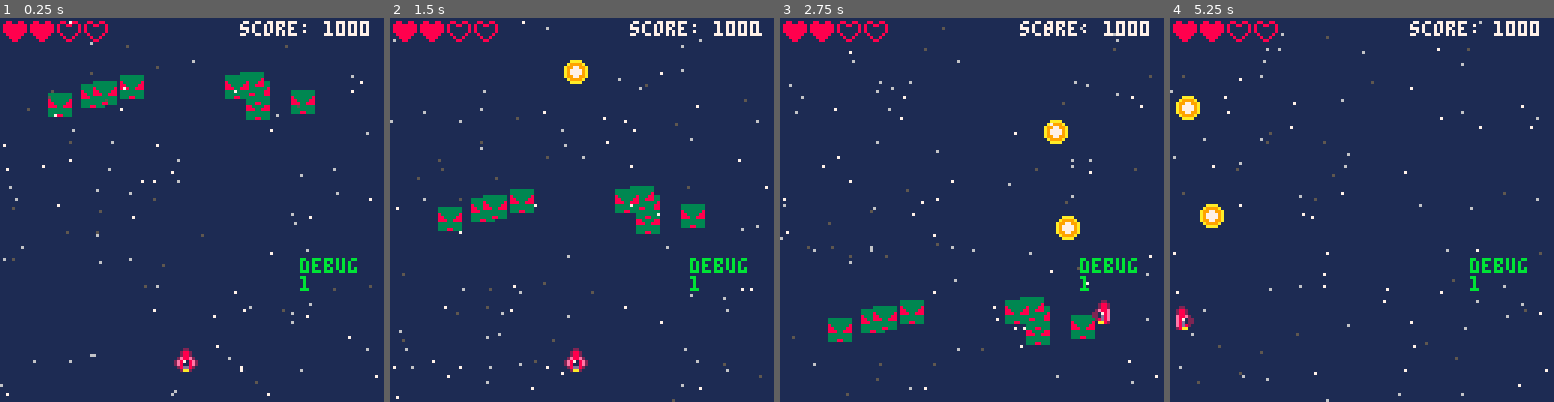
Above: before the commit, frames 1-4 (left to right).
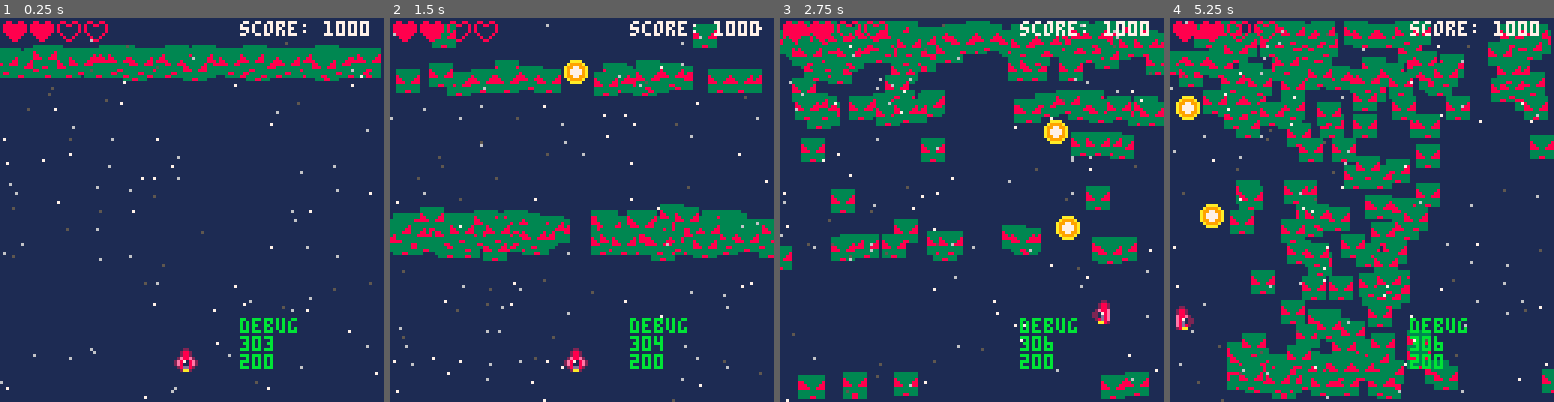
Above: after the commit, the same moments.

Repository: chihirotange/pico8
Game: PICO-8 cartridge shmup/main.p8
Same seed, same stepped clock (60 frames per second), same inputs: the game is played once before the commit and once after it.
Inputs:
- Up to frame 1 (0.25 s): no input
- Up to frame 2 (1.5 s): tap O (Z key) at 0.7 s
- Up to frame 3 (2.75 s): hold Right 1.6-2.1 s; tap O (Z key) at 1.7, 2.1, 2.5 s; hold Up 2.15-2.42 s; hold Right from 2.47 s (still down)
- Up to frame 4 (5.25 s): tap O (Z key) every 0.4 s from 2.9 to 4.9 s; release Right at 3.03 s; hold Left 3.08-3.58 s; hold Down 3.63-3.97 s; hold Right 4.02-4.68 s; hold Up 4.73-5.03 s; hold Left from 5.08 s (still down)

The runs differ from the first frame. In frame 1, 13% of the frame differs, in the area x 0-100%, y 0-100%; in frame 2, 20%; in frame 3, 30%; in frame 4, 42%.

Commit message:
added pool support and a lot of features

Diff:
--- /dev/null
+++ b/playground/main.p8
@@ -0,0 +1,65 @@
+pico-8 cartridge // http://www.pico-8.com
+version 41
+__lua__
+function _update()
+    if (btn(0)) then
+        rec_1.x -= 2
+    end
+    if (btn(1)) then
+        rec_1.x += 2
+    end
+    if (btn(2)) then
+        rec_1.y -= 2
+    end
+    if (btn(3)) then
+        rec_1.y += 2
+    end
+    printh(col(rec_1, rec_2))
+end
+function _draw()
+    cls(1)
+    rec_1:draw()
+    rec_2:draw()
+end
+
+function _init()
+
+    rec = setmetatable({
+        x = 0,
+        y = 0,
+        w = 0,
+        h = 0,
+        col = 0,
+        new = function(_ENV, input_tbl)
+            local tbl = input_tbl or {}
+            setmetatable(tbl, {
+                __index = _ENV
+            })
+            return tbl
+        end,
+        draw = function(_ENV)
+            rectfill(x,y, x + w, y + h, col)
+        end
+    }, {__index = _ENV})
+    rec_1 = rec:new({
+        x = 10,
+        y = 10,
+        w = 15,
+        h = 15,
+        col = 7,
+    })
+    rec_2 = rec:new({
+        x = 30,
+        y = 30,
+        w = 15,
+        h = 15,
+        col = 8,
+    })
+end
+_gfx__
+00000000000000000000000000000000000000000000000000000000000000000000000000000000000000000000000000000000000000000000000000000000
+00000000000000000000000000000000000000000000000000000000000000000000000000000000000000000000000000000000000000000000000000000000
+00700700000000000000000000000000000000000000000000000000000000000000000000000000000000000000000000000000000000000000000000000000
+00077000000000000000000000000000000000000000000000000000000000000000000000000000000000000000000000000000000000000000000000000000
+00077000000000000000000000000000000000000000000000000000000000000000000000000000000000000000000000000000000000000000000000000000
+00700700000000000000000000000000000000000000000000000000000000000000000000000000000000000000000000000000000000000000000000000000
--- a/shmup/bullet.lua
+++ b/shmup/bullet.lua
@@ -1,36 +1,32 @@
-all_bullets = {}
-bullet = entity_spr:new(
+bullet = entity_spr_pool:new(
     {
-        reuse_ready = false,
+        pool_id = "bullet",
         sprid = 16,
         draw_order = 20,
         bullet_spd = 4,
-        new = function(_ENV, tba)
-            -- must set tba abstract to true BEFORE calling parent constructor to add it to entity array
-            tba.is_abstract = false
-            local tbl = nil
-            for bullet in all(all_bullets) do
-                if bullet.reuse_ready then
-                    tbl = bullet
-                    tbl:_reset(tba.x, tba.y)
-                    break
-                end
-            end
-            if not tbl then
-                tbl = entity_spr.new(_ENV, tba)
-                add(all_bullets, tbl)
-            end
-            return tbl
-        end,
         update = function (_ENV)
             if reuse_ready then
                 return
             end
             y -= bullet_spd
-            -- return bullet to pool
+
+            -- destroy bullet
             if y <= 0 then
                 reuse_ready = true
                 draw_order = -1
+            end
+
+            -- collide with enemy
+            for ene in all(all_enemies) do
+                if col(ene,_ENV) then
+                    ene:destroy()
+                    enemy_green:new(
+                        {
+                            x = rnd(120),
+                            y = 1
+                        }
+                    )
+                end
             end
         end,
         -- for pooling
--- a/shmup/enemy.lua
+++ b/shmup/enemy.lua
@@ -1,7 +1,42 @@
-enemy_green = entity_spr:new({
+all_enemies = {}
+
+enemy_green = entity_spr_pool:new({
+    pool_id = 'enemy_green',
+    reuse_ready = false,
     draw_order = 50,
     sprid = 20,
+    new = function(_ENV, tba)
+        local tbl = entity_spr_pool.new(_ENV, tba)
+        add(all_enemies,tbl)
+        return tbl
+    end,
     update = function(_ENV)
-        y +=1
+        if reuse_ready then
+            return
+        end
+        y += rnd() + 1
+        x += (rnd() - 0.5) * 3
+        -- destroy enemy logics
+        if col(_ENV, spaceship) then
+            event_system:on_spaceship_collides_enemy()
+            _ENV:_reset(rnd(120), 1)
+        end
+
+        if y > 120 then
+            _ENV:_reset(rnd(120), 1)
+        end
+    end,
+    destroy = function(_ENV)
+        printh("destroy enemy")
+        draw_order = -1
+        reuse_ready = true
+        del(all_enemies,_ENV)
+    end,
+    _reset = function(_ENV, input_x, input_y)
+        printh("reset enemy")
+        x = input_x
+        y = input_y
+        reuse_ready = false
+        draw_order = 50
     end
 })
--- a/shmup/event_system.lua
+++ b/shmup/event_system.lua
@@ -7,5 +7,13 @@
             end
             listener:on_spaceship_shoot()
         end
+    end,
+    on_spaceship_collides_enemy = function(self)
+        for listener in all(self.listeners) do
+            if listener.on_spaceship_collides_enemy == nil then
+                return
+            end
+            listener:on_spaceship_collides_enemy()
+        end
     end
 }
--- a/shmup/main.p8
+++ b/shmup/main.p8
@@ -3,6 +3,7 @@
 __lua__
 #include utils/debug.lua
 #include oop/oop.lua
+#include oop/collision.lua
 #include event_system.lua
 
 #include starfield.lua
--- /dev/null
+++ b/shmup/oop/collision.lua
@@ -0,0 +1,5 @@
+function col(a,b)
+    col_x = abs(a.x + a.w/2 - b.x - b.w/2) < (a.w + b.w)/2
+    col_y = abs(a.y + a.h/2 - b.y - b.h/2) < (a.h + b.h)/2
+    return col_y and col_x
+end
--- a/shmup/oop/oop.lua
+++ b/shmup/oop/oop.lua
@@ -64,11 +64,35 @@
 
 -- sprite entities
 entity_spr = entity:new({
+    w = 8,
+    h = 8,
     sprid = 0,
     draw = function(_ENV)
         spr(sprid, x, y)
     end
 })
+
+entity_spr_pool = entity_spr:new({
+    pool_id = "",
+    reuse_ready = false,
+    new = function(_ENV, tba)
+        local tbl = nil
+        for ent in all(entities.entities_update_list) do
+            if ent.reuse_ready and ent.pool_id == pool_id then
+                tbl = ent
+                tbl:_reset(tba.x, tba.y)
+                break
+            end
+        end
+        if not tbl then
+            tbl = entity_spr.new(_ENV, tba)
+        end
+        return tbl
+    end,
+    _reset = function(_ENV, input_x, input_y)
+    end
+})
+
 
 entity_txt = entity:new({
     draw_order = 1000,
--- a/shmup/shmup.lua
+++ b/shmup/shmup.lua
@@ -10,11 +10,11 @@
     end
 
     -- enemies
-    for i = 1,9 do
+    for i = 1,200 do
         enemy_green:new({
             is_abstract = false,
-            x = rnd(100),
-            y = rnd(10) + 10
+            x = rnd(120),
+            y = 1
         })
     end
 
@@ -23,12 +23,14 @@
 end
 
 function _update()
-   entities:update()
+    entities:update()
 end
 
 function _draw()
     cls(1)
     entities:draw()
-    debug(100, 80,{count(event_system.listeners)})
-
+    debug(80,100, {
+        count(entities.entities_update_list),
+        count(all_enemies)
+})
 end
--- a/shmup/sound.lua
+++ b/shmup/sound.lua
@@ -1,5 +1,8 @@
 sound = {
     on_spaceship_shoot = function(self)
         sfx(0)
+    end,
+    on_spaceship_collides_enemy = function(self, enemy)
+        sfx(1)
     end
 }
--- a/shmup/spaceship.lua
+++ b/shmup/spaceship.lua
@@ -50,6 +50,7 @@
                     event_system:on_spaceship_shoot()
                     bullet:new(
                         {
+                            is_abstract = false,
                             x = x,
                             y = y,
                         }
Not shown, changed: the sound effects (__sfx__) section of shmup/main.p8
